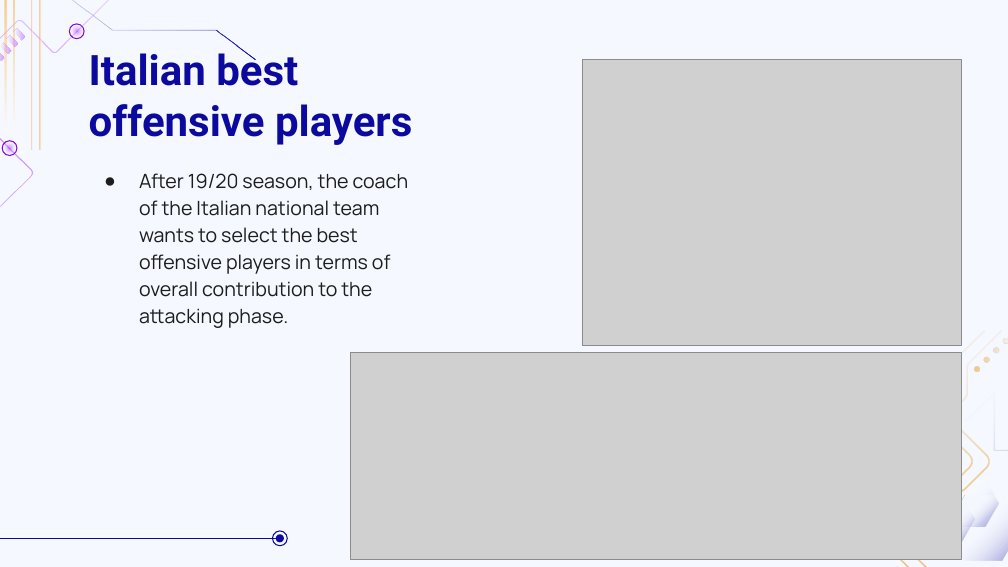
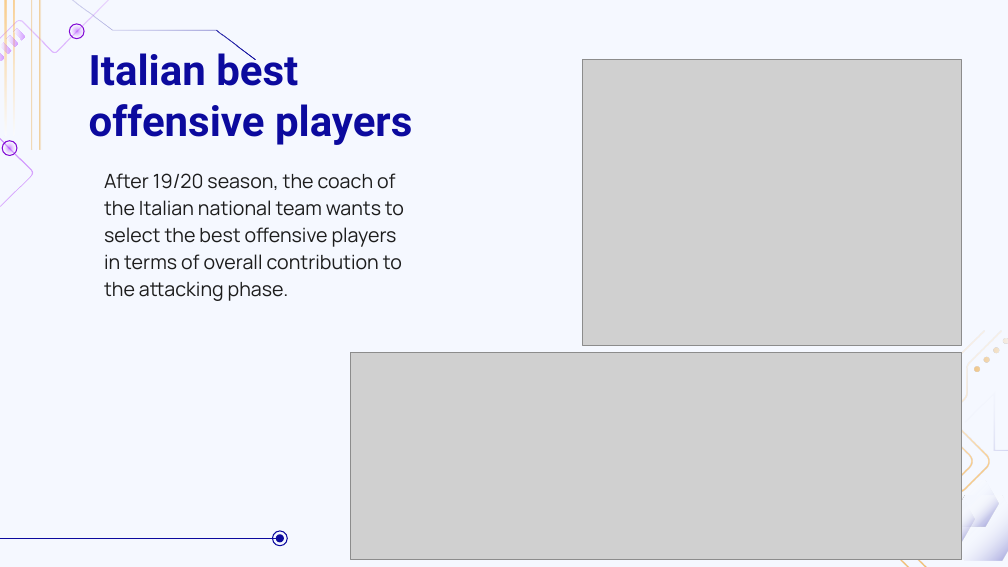
Before and after one commit to MarcoGasparini00/DataCrafters, a slide deck: slide 20 of presentation/DB2.pptx. Drawn at 1008x567 pixels with LibreOffice and Linux fonts; fonts in the diff are those of the drawing; grey boxes stand for pictures; background and template pictures are left out. Boxes give left, top, right and bottom in pixels: in the first picture for what was removed or moved away, otherwise in the second. Text is boxed around its words. In the diff, an @@ line names an element or a change of style, - is before the commit and + after.

```diff
--- a/presentation/DB2.pptx
+++ b/presentation/DB2.pptx
@@ subtitle "After 19/20 season, the coach ..." at bbox=[104, 173, 404, 301]: bullet ● to none @@
```
Also in this commit, not shown: 1 other slide changed.
